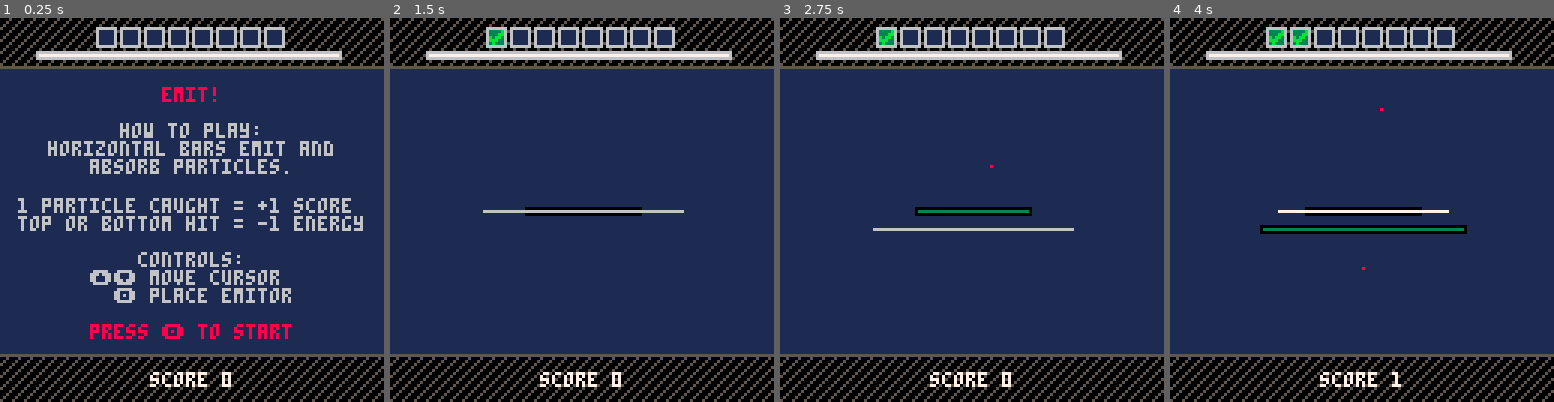
Above: before the commit, frames 1-4 (left to right).
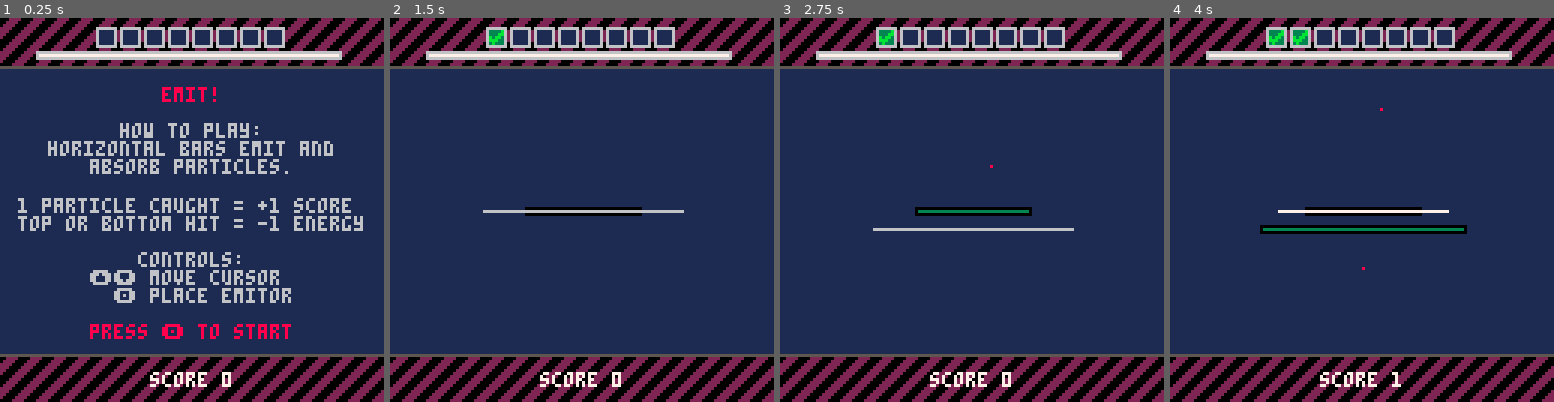
Above: after the commit, the same moments.

Repository: adam-sporka/pico-8-projects
Game: PICO-8 cartridge games/emitors/emitors.p8
The game is run twice, just before and just after one commit, with the same random seed, the same clock (stepped at 60 frames per second) and the same inputs.
Inputs:
- Up to frame 1 (0.25 s): no input
- Up to frame 2 (1.5 s): tap O (Z key) at 0.33, 0.7, 1.43 s; tap X (X key) at 1.07 s
- Up to frame 3 (2.75 s): tap X (X key) at 2.07, 2.4, 2.73 s; tap O (Z key) at 2.22 s; hold Down from 2.42 s (still down)
- Up to frame 4 (4 s): release Down at 2.82 s; tap X (X key) at 3.07, 3.4, 3.73 s; tap O (Z key) at 3.1, 3.98 s; hold Up from 3.58 s (still down)

The runs differ from the first frame. In frame 1, 12% of the frame differs, in the area x 0-100%, y 0-100%; in frame 2, 12%; in frame 3, 12%; in frame 4, 12%.

Commit message:
Emit: Nicer background

Diff:
--- a/games/emitors/emitors.p8
+++ b/games/emitors/emitors.p8
@@ -1,5 +1,5 @@
 pico-8 cartridge // http://www.pico-8.com
-version 16
+version 32
 __lua__
 --emitors
 --by @adam_sporka
@@ -265,154 +265,154 @@
 end
 
 __gfx__
-00000000000000000005000500000000000000000000000000000000000000000000000000000000000000000000000000000000000000000000000000000000
-00000000000000000050005066666660666666606666666000000000000000000000000000000000000000000000000000000000000000000000000000000000
-0070070000000000050005006111116063333b606228226000000000000000000000000000000000000000000000000000000000000000000000000000000000
-000770009a9a9a9a50005000611111606333bb606228226000000000000000000000000000000000000000000000000000000000000000000000000000000000
-00077000a9a9a9a900050005611111606b3bb3606228226000000000000000000000000000000000000000000000000000000000000000000000000000000000
-007007000000000000500050611111606bbb33606222226000000000000000000000000000000000000000000000000000000000000000000000000000000000
-0000000000000000050005006111116063b333606228226000000000000000000000000000000000000000000000000000000000000000000000000000000000
-00000000000000005000500066666660666666606666666000000000000000000000000000000000000000000000000000000000000000000000000000000000
-…(143 lines of a section not shown)…
+00000000000000000002222000000000000000000000000000000000000000000000000000000000000000000000000000000000000000000000000000000000
+00000000000000000022220066666660666666606666666000000000000000000000000000000000000000000000000000000000000000000000000000000000
+0070070000000000022220006111116063333b606228226000000000000000000000000000000000000000000000000000000000000000000000000000000000
+000770009a9a9a9a22220000611111606333bb606228226000000000000000000000000000000000000000000000000000000000000000000000000000000000
+00077000a9a9a9a922200002611111606b3bb3606228226000000000000000000000000000000000000000000000000000000000000000000000000000000000
+007007000000000022000022611111606bbb33606222226000000000000000000000000000000000000000000000000000000000000000000000000000000000
+0000000000000000200002226111116063b333606228226000000000000000000000000000000000000000000000000000000000000000000000000000000000
+00000000000000000000222266666660666666606666666000000000000000000000000000000000000000000000000000000000000000000000000000000000
+…(143 lines of a section not shown)…
